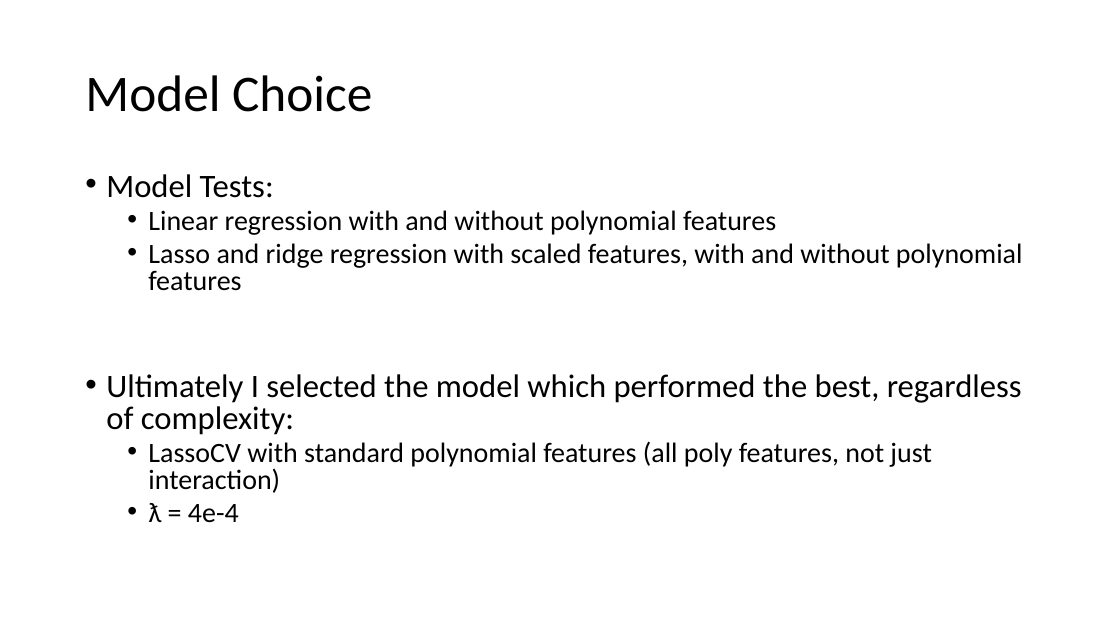
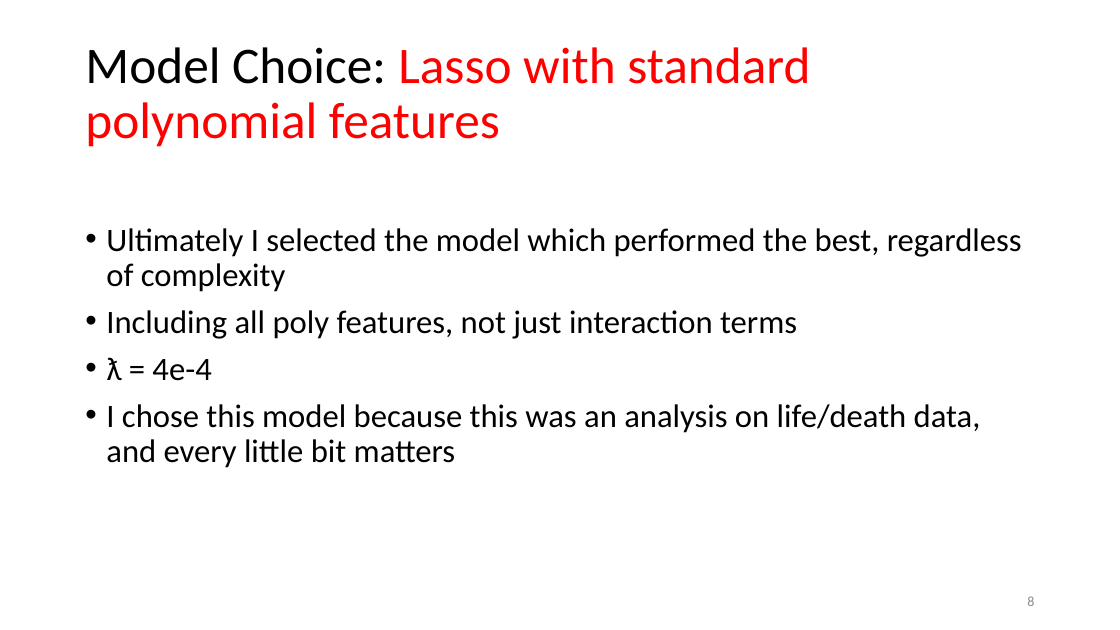
Before and after one commit to nkinnaird/CountyCovidIndexing, a slide deck: slide 8 of Presentation/CovidProjectPresentation.pptx. Drawn at 1120x630 pixels with LibreOffice and Linux fonts; fonts in the diff are those of the drawing. Boxes give left, top, right and bottom in pixels: in the first picture for what was removed or moved away, otherwise in the second. Text is boxed around its words. In the diff, an @@ line names an element or a change of style, - is before the commit and + after.

```diff
--- a/Presentation/CovidProjectPresentation.pptx
+++ b/Presentation/CovidProjectPresentation.pptx
@@ title at <box>85,47,810,147</box>: text changed; text colour #000000 to #FF0000 @@
-Model Choice
+Model Choice: Lasso with standard polynomial features
@@ text at <box>106,228,1022,339</box>: text changed; size 24 to 28 pt @@
-• Model Tests:
-  • Linear regression with and without polynomial features
-  • Lasso and ridge regression with scaled features, with and without polynomial features
-• Ultimately I selected the model which performed the best, regardless of complexity:
-  • LassoCV with standard polynomial features (all poly features, not just interaction)
+• Ultimately I selected the model which performed the best, regardless of complexity
+• Including all poly features, not just interaction terms
@@ text at <box>106,357,211,381</box>: size 24 to 28 pt in "ƛ = 4e-4"; list level 2 to 1 in "ƛ = 4e-4"; line spacing 0.8 to 0.9 @@
@@ text at <box>106,404,981,468</box>: paragraph added @@
+• I chose this model because this was an analysis on life/death data, and every little bit matters
@@ page number added at <box>1027,596,1034,606</box>, 12 pt, text #8C8C8C @@
+8
```
Also in this commit, not shown: 15 other slides changed, 4 slides added, 3 slides removed, 6 other files.
